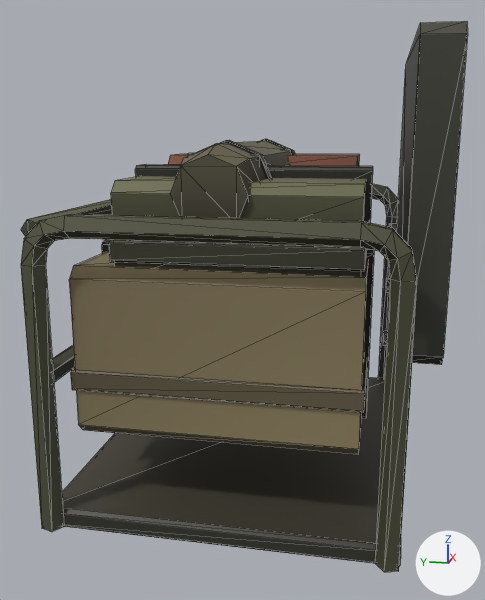
A saved change to the glTF model public/models/parts/waist-rack.glb.
Rendered twice from a 50 mm camera at (-1.491, 0.117, 0.349) aimed at (-0.029, 0.409, -0.016). Lighting does not change. The marker at lower right points along +X, +Y and +Z. The picture after the commit comes second. Mesh edges are drawn as thin lines. Where no turn or scale is listed for an object, it has been applied to the vertices. Vertices at exactly the same position are counted once.

Objects in the first picture: 'Body'.
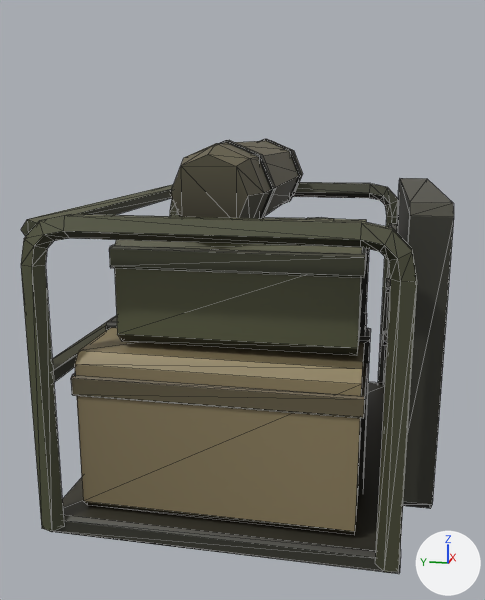
Scene script edits in JSON lines:
```json
{"block": "me_body", "where": "# used by ob_body; location = (0.0, 0.0, 0.0)"}
{"op": "remove", "block": "me_body", "code": "me_body.from_pydata(...)  # 446 vertices, 788 faces; spans x -0.451..0.451, y -0.005..0.72, z -0.385..0.52"}
{"op": "add", "block": "me_body", "code": "me_body.from_pydata(...)  # 446 vertices, 788 faces; spans x -0.451..0.451, y -0.005..0.72, z -0.4..0.34"}
{"block": "me_body", "change": "me_body part 1: the loose piece of 16 vertices spanning x -0.35..0.35, y -0.005..0.065, z -0.04..0.52 is moved by (0.0, 0.0, -0.28)"}
{"block": "me_body", "change": "me_body part 2: the loose piece of 16 vertices spanning x -0.43..0.43, y 0.05..0.71, z -0.385..-0.345 is moved by (0.0, 0.0, -0.015)"}
{"block": "me_body", "change": "me_body part 3: the loose piece of 16 vertices spanning x -0.4..0.02, y 0.13..0.65, z -0.2..0.12 is moved by (0.0, 0.0, -0.16)"}
{"block": "me_body", "change": "me_body part 4: the loose piece of 16 vertices spanning x -0.406..0.026, y 0.124..0.656, z -0.11..-0.07 is moved by (0.0, 0.0, -0.011)"}
{"block": "me_body", "change": "me_body part 5: the loose piece of 16 vertices spanning x -0.225..-0.155, y 0.12..0.66, z -0.2..0.14 is moved by (0.0, 0.0, -0.17)"}
{"block": "me_body", "change": "me_body part 6: the loose piece of 16 vertices spanning x -0.36..0.02, y 0.14..0.58, z 0.07..0.27 is moved by (0.0, 0.0, -0.1)"}
{"block": "me_body", "change": "me_body part 7: the loose piece of 16 vertices spanning x -0.366..0.026, y 0.134..0.586, z 0.126..0.166 is moved by (0.0, 0.0, -0.011)"}
{"block": "me_body", "change": "me_body part 8: the loose piece of 16 vertices spanning x -0.205..-0.135, y 0.13..0.59, z 0.07..0.29 is moved by (0.0, 0.0, -0.11)"}
{"block": "me_body", "change": "me_body part 9: the loose piece of 16 vertices spanning x 0.11..0.37, y 0.17..0.63, z -0.14..0.3 is moved by (0.0, 0.0, -0.22)"}
{"block": "me_body", "change": "other edits to the shape of me_body do not show in these pictures"}
```

Changed parts and their boxes [x1, y1, x2, y2] in the pictures (485 x 600 px; the box of a moved part takes in the faces that stretch with it):
```json
{"object": "Body", "change": "reshaped", "before": [21, 21, 468, 572], "after": [21, 139, 454, 574], "on screen": "21% shorter"}
{"part": 1, "of": "me_body", "change": "moved or reshaped", "before": [397, 21, 468, 365], "after": [397, 178, 454, 509]}
{"part": 2, "of": "me_body", "change": "moved or reshaped", "before": [62, 377, 401, 566], "after": [53, 382, 400, 574]}
{"part": 3, "of": "me_body", "change": "moved or reshaped", "before": [69, 252, 368, 455], "after": [75, 313, 367, 535]}
{"part": 4, "of": "me_body", "change": "moved or reshaped", "before": [71, 357, 367, 413], "after": [71, 328, 369, 419]}
{"part": 5, "of": "me_body", "change": "moved or reshaped", "before": [102, 240, 374, 419], "after": [106, 316, 370, 493]}
{"part": 6, "of": "me_body", "change": "moved or reshaped", "before": [111, 176, 366, 275], "after": [114, 215, 366, 356]}
{"part": 7, "of": "me_body", "change": "moved or reshaped", "before": [109, 240, 367, 272], "after": [109, 244, 367, 278]}
{"part": 8, "of": "me_body", "change": "moved or reshaped", "before": [135, 165, 373, 223], "after": [360, 249, 369, 335]}
{"part": 9, "of": "me_body", "change": "moved or reshaped", "before": [168, 154, 360, 166], "on screen": "not visible afterwards"}
```
